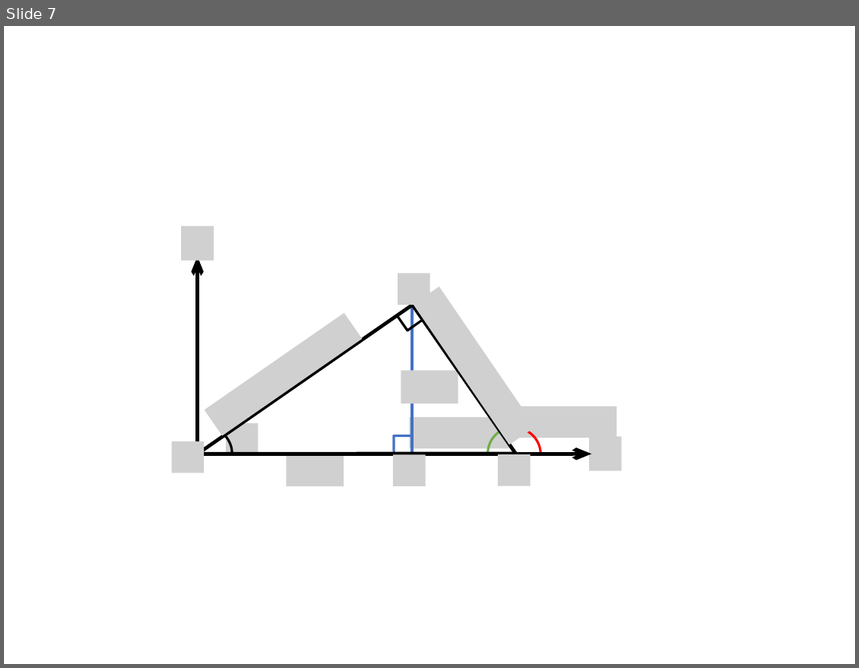
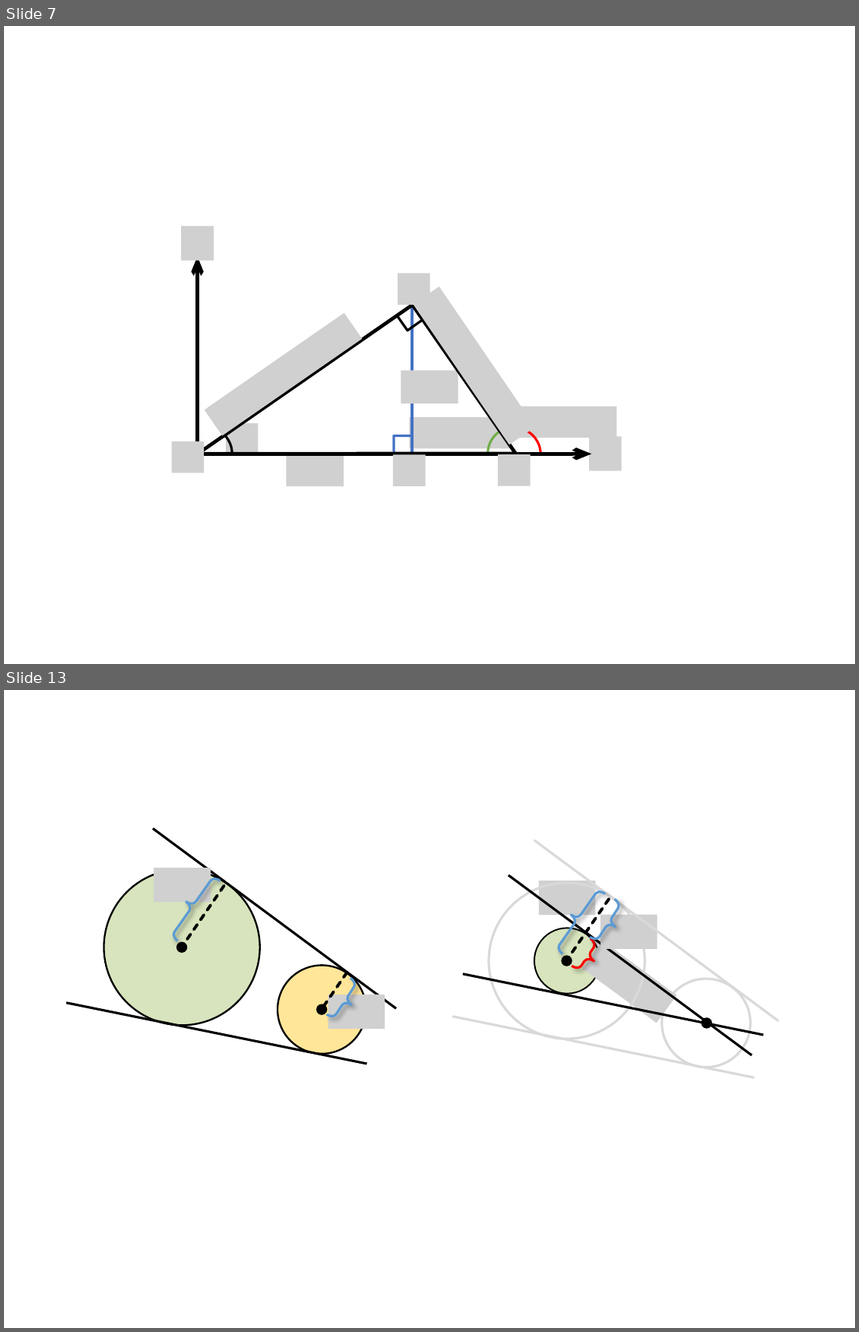
Before and after one commit to Ian-Parberry/sage-docs, a slide deck: Doxygen/physics/2. Shapes Library/figures.pptx. Shown one above the other, each under a label of ours: slide 7 before the commit, slides 7 and 13 after it; the slides between them are not shown. The pictures are 859x668 and 859x1332 pixels, drawn with LibreOffice and Linux fonts; fonts in the diff are those of the drawing; grey boxes stand for pictures. Boxes give left, top, right and bottom in pixels: in the first picture for what was removed or moved away, otherwise in the second. Text is boxed around its words. In the diff, an @@ line names an element or a change of style, - is before the commit and + after.

```diff
--- a/Doxygen/physics/2. Shapes Library/figures.pptx
+++ b/Doxygen/physics/2. Shapes Library/figures.pptx
@@ slide 13 added at (x1=4, y1=690, x2=855, y2=1328), background #FFFFFF @@
@@ line added from (153, 829) to (396, 1008), #000000 2 pt @@
@@ line added from (535, 840) to (778, 1021), #D9D9D9 2 pt @@
@@ ellipse added at (x1=104, y1=869, x2=259, y2=1025), fill #D7E4BD, outline #000000 1.5 pt @@
@@ picture added at (x1=154, y1=868, x2=211, y2=902) @@
@@ right brace added at (x1=165, y1=872, x2=220, y2=941), outline #5B9BD5 2 pt @@
@@ line added from (224, 886) to (182, 948), #000000 2.5 pt dashed @@
@@ ellipse added at (x1=489, y1=883, x2=645, y2=1039), outline #D9D9D9 2 pt @@
@@ line added from (509, 875) to (752, 1055), #000000 2 pt @@
@@ picture added at (x1=538, y1=881, x2=595, y2=915) @@
@@ right brace added at (x1=550, y1=885, x2=605, y2=953), outline #5B9BD5 2 pt @@
@@ line added from (609, 898) to (566, 961), #000000 2.5 pt dashed @@
@@ right brace added at (x1=590, y1=900, x2=627, y2=946), outline #5B9BD5 2 pt @@
@@ picture added at (x1=601, y1=915, x2=658, y2=948) @@
@@ ellipse added at (x1=534, y1=929, x2=600, y2=994), fill #D7E4BD, outline #000000 1.25 pt @@
@@ right brace added at (x1=572, y1=939, x2=604, y2=975), outline #FF0000 2 pt @@
@@ ellipse added at (x1=177, y1=943, x2=186, y2=951), fill #000000, outline #000000 1.75 pt @@
@@ ellipse added at (x1=563, y1=957, x2=571, y2=965), fill #000000, outline #000000 1.75 pt @@
@@ picture added at (x1=582, y1=941, x2=677, y2=1023) @@
@@ ellipse added at (x1=278, y1=966, x2=366, y2=1054), fill #FFE699, outline #000000 1.5 pt @@
@@ line added from (347, 973) to (322, 1009), #000000 2.5 pt dashed @@
@@ right brace added at (x1=327, y1=979, x2=363, y2=1024), outline #5B9BD5 2 pt @@
@@ line added from (463, 974) to (763, 1035), #000000 2 pt @@
@@ ellipse added at (x1=662, y1=979, x2=750, y2=1067), outline #D9D9D9 2 pt @@
@@ line added from (66, 1003) to (367, 1064), #000000 2 pt @@
@@ ellipse added at (x1=317, y1=1005, x2=325, y2=1014), fill #000000, outline #000000 1.75 pt @@
@@ picture added at (x1=329, y1=995, x2=386, y2=1029) @@
@@ line added from (453, 1017) to (754, 1078), #D9D9D9 2 pt @@
@@ ellipse added at (x1=702, y1=1018, x2=711, y2=1027), fill #000000, outline #000000 1.75 pt @@
```
Also in this commit, not shown: 5 other slides added, 1 slide removed, 59 other files.
